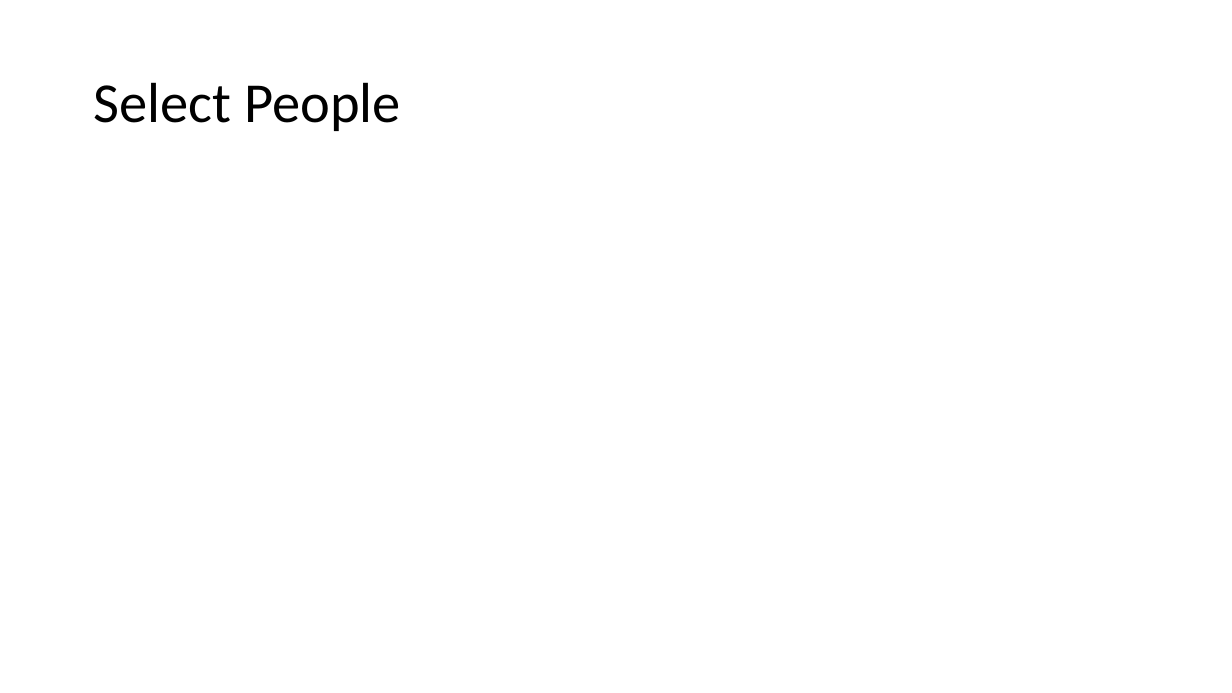
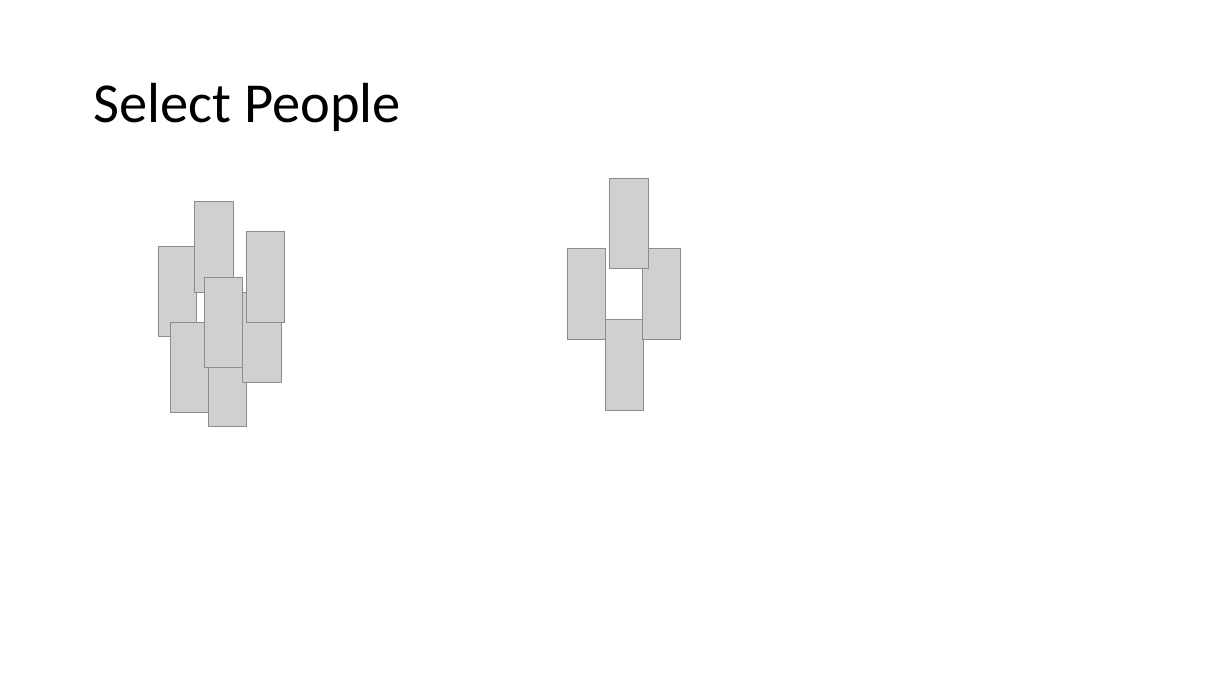
Before and after one commit to fta2112/Epi-Presentation, a slide deck: slide 14 of EpiGroup.pptx. Drawn at 1232x693 pixels with LibreOffice and Linux fonts; fonts in the diff are those of the drawing; grey boxes stand for pictures. Boxes give left, top, right and bottom in pixels: in the first picture for what was removed or moved away, otherwise in the second. Text is boxed around its words. In the diff, an @@ line names an element or a change of style, - is before the commit and + after.

```diff
--- a/EpiGroup.pptx
+++ b/EpiGroup.pptx
@@ picture added at (610,178,648,269) @@
@@ picture added at (195,201,233,292) @@
@@ picture added at (246,232,284,323) @@
@@ picture added at (159,246,197,336) @@
@@ picture added at (567,249,605,339) @@
@@ picture added at (643,249,681,339) @@
@@ picture added at (205,277,243,368) @@
@@ picture added at (243,292,281,383) @@
@@ picture added at (170,323,208,413) @@
@@ picture added at (605,320,643,410) @@
@@ picture added at (209,336,247,427) @@
```
Also in this commit, not shown: 1 other slide changed, 1 slide added, 1 slide removed.
